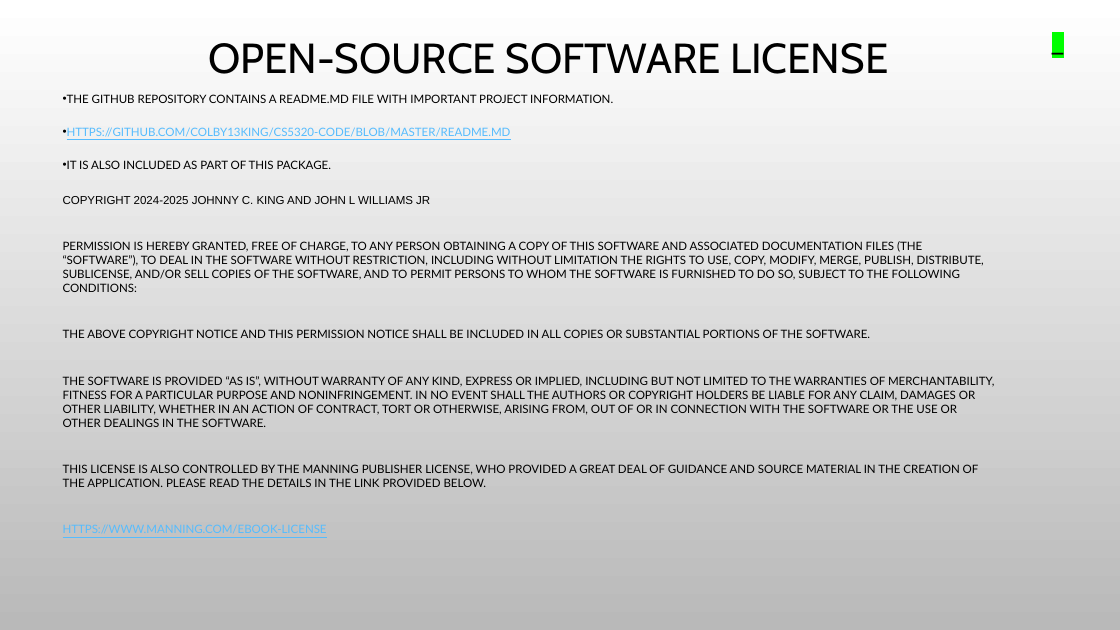
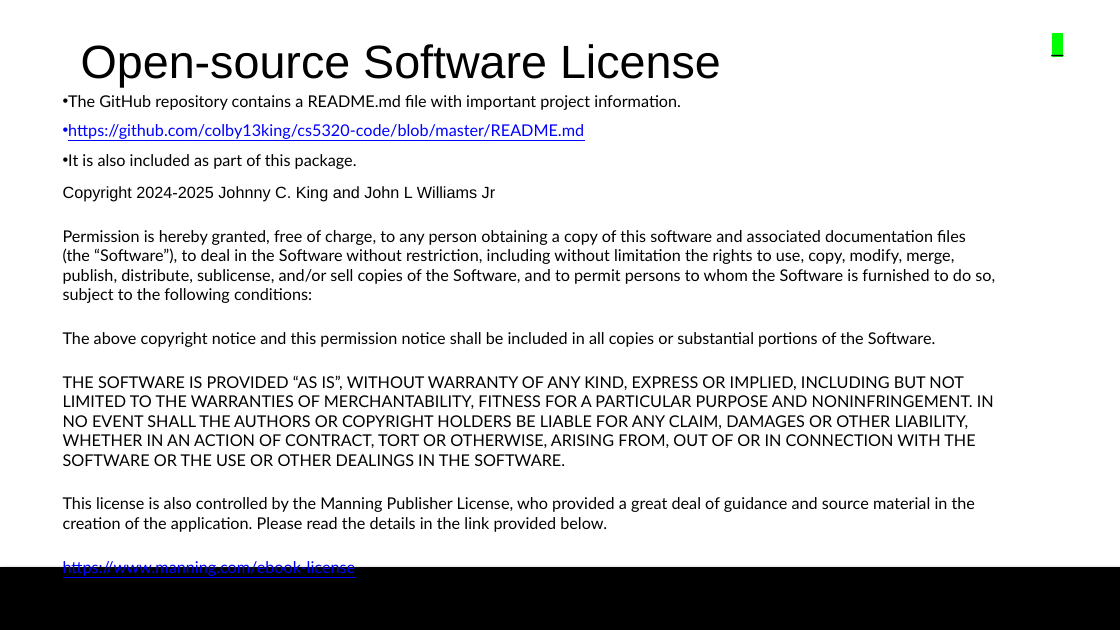
Before and after one commit to colby13king/cs5320-code, a slide deck: slide 4 of LicenseAssetManager/docs/Maintenance/MaintenancePresentation.pptx. Drawn at 1120x630 pixels with LibreOffice and Linux fonts; fonts in the diff are those of the drawing; background and template pictures are left out. Boxes give left, top, right and bottom in pixels: in the first picture for what was removed or moved away, otherwise in the second. Text is boxed around its words. In the diff, an @@ line names an element or a change of style, - is before the commit and + after.

Commit message:
updated slides

```diff
--- a/LicenseAssetManager/docs/Maintenance/MaintenancePresentation.pptx
+++ b/LicenseAssetManager/docs/Maintenance/MaintenancePresentation.pptx
@@ background picture (left out) to #FFFFFF @@
@@ text "_" at (1044, 28, 1071, 87): font Cabin to Arial @@
@@ title at (81, 44, 721, 87): text changed; size 36 to 40 pt; font Cabin to Arial @@
-OPEN-SOURCE SOFTWARE LICENSE
+Open-source Software License
@@ text at (63, 95, 995, 347): text changed; size 9.9 to 13.9 pt @@
-• THE GITHUB REPOSITORY CONTAINS A README.MD FILE WITH IMPORTANT PROJECT INFORMATION.
-• HTTPS://GITHUB.COM/COLBY13KING/CS5320-CODE/BLOB/MASTER/README.MD
-• IT IS ALSO INCLUDED AS PART OF THIS PACKAGE.
-COPYRIGHT 2024-2025 JOHNNY C. KING AND JOHN L WILLIAMS JR
-PERMISSION IS HEREBY GRANTED, FREE OF CHARGE, TO ANY PERSON OBTAINING A COPY OF THIS SOFTWARE AND ASSOCIATED DOCUMENTATION FILES (THE “SOFTWARE”), TO DEAL IN THE SOFTWARE WITHOUT RESTRICTION, INCLUDING WITHOUT LIMITATION THE RIGHTS TO USE, COPY, MODIFY, MERGE, PUBLISH, DISTRIBUTE, SUBLICENSE, AND/OR SELL COPIES OF THE SOFTWARE, AND TO PERMIT PERSONS TO WHOM THE SOFTWARE IS FURNISHED TO DO SO, SUBJECT TO THE FOLLOWING CONDITIONS:
-THE ABOVE COPYRIGHT NOTICE AND THIS PERMISSION NOTICE SHALL BE INCLUDED IN ALL COPIES OR SUBSTANTIAL PORTIONS OF THE SOFTWARE.
+• The GitHub repository contains a README.md file with important project information.
+• https://github.com/colby13king/cs5320-code/blob/master/README.md
+• It is also included as part of this package.
+Copyright 2024-2025 Johnny C. King and John L Williams Jr
+Permission is hereby granted, free of charge, to any person obtaining a copy of this software and associated documentation files (the “Software”), to deal in the Software without restriction, including without limitation the rights to use, copy, modify, merge, publish, distribute, sublicense, and/or sell copies of the Software, and to permit persons to whom the Software is furnished to do so, subject to the following conditions:
+The above copyright notice and this permission notice shall be included in all copies or substantial portions of the Software.
@@ text at (63, 375, 994, 466): size 9.9 to 13.9 pt in "THE SOFTWARE IS PROVIDED “AS IS”, WITHOUT ..."; less space between paragraphs @@
@@ text at (63, 497, 975, 576): text changed; size 9.9 to 13.9 pt @@
-THIS LICENSE IS ALSO CONTROLLED BY THE MANNING PUBLISHER LICENSE, WHO PROVIDED A GREAT DEAL OF GUIDANCE AND SOURCE MATERIAL IN THE CREATION OF THE APPLICATION. PLEASE READ THE DETAILS IN THE LINK PROVIDED BELOW.
-HTTPS://WWW.MANNING.COM/EBOOK-LICENSE
+This license is also controlled by the Manning Publisher License, who provided a great deal of guidance and source material in the creation of the application. Please read the details in the link provided below.
+https://www.manning.com/ebook-license
@@ rectangle added at (0, 567, 1120, 630), fill #000000 @@
```
Also in this commit, not shown: 13 other slides changed, 1 slide added, 1 other file.
